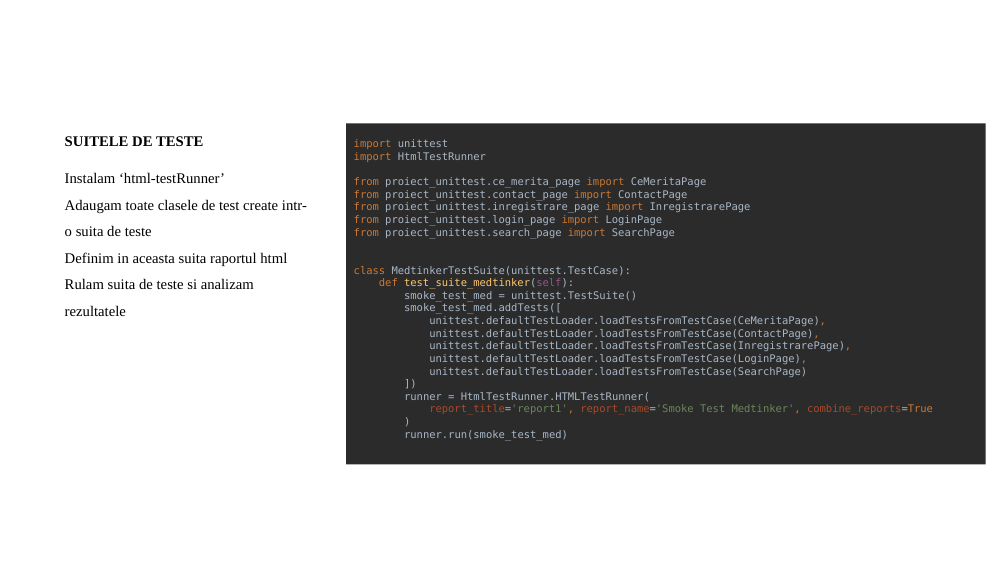
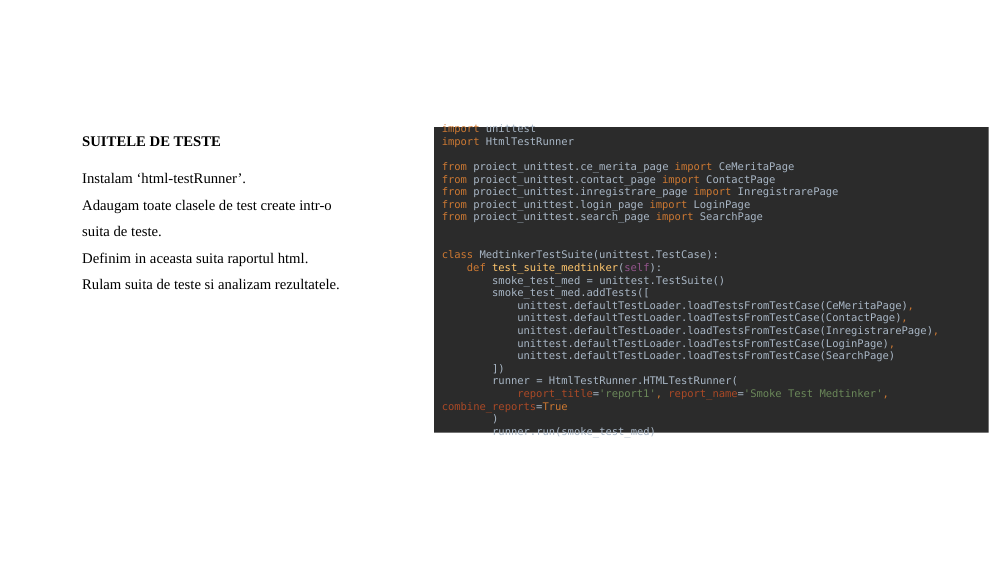
Before and after one commit to godavid128/Test_Website_medtinker, a slide deck: slide 13 of PROIECT FINAL - GORODETCHI DAVID.pptx. Drawn at 1008x567 pixels with LibreOffice and Linux fonts; fonts in the diff are those of the drawing; background and template pictures are left out. Boxes give left, top, right and bottom in pixels: in the first picture for what was removed or moved away, otherwise in the second. Text is boxed around its words. In the diff, an @@ line names an element or a change of style, - is before the commit and + after.

```diff
--- a/PROIECT FINAL - GORODETCHI DAVID.pptx
+++ b/PROIECT FINAL - GORODETCHI DAVID.pptx
@@ text "SUITELE DE TESTE": place and size @@
-text "SUITELE DE TESTE" at <box>65,136,307,316</box>
+text "SUITELE DE TESTE" at <box>82,136,340,289</box>
@@ text "import unittest import HtmlTestRunner from ...": place and size @@
-text "import unittest import HtmlTestRunner from ..." at <box>346,119,986,468</box>
+text "import unittest import HtmlTestRunner from ..." at <box>434,123,988,436</box>
@@ text at <box>82,172,340,289</box>: text changed @@
-Instalam ‘html-testRunner’
-Adaugam toate clasele de test create intr-o suita de teste
-Definim in aceasta suita raportul html
-Rulam suita de teste si analizam rezultatele
+Instalam ‘html-testRunner’.
+Adaugam toate clasele de test create intr-o suita de teste.
+Definim in aceasta suita raportul html.
+Rulam suita de teste si analizam rezultatele.
```
Also in this commit, not shown: 9 other slides changed, 10 other files.
